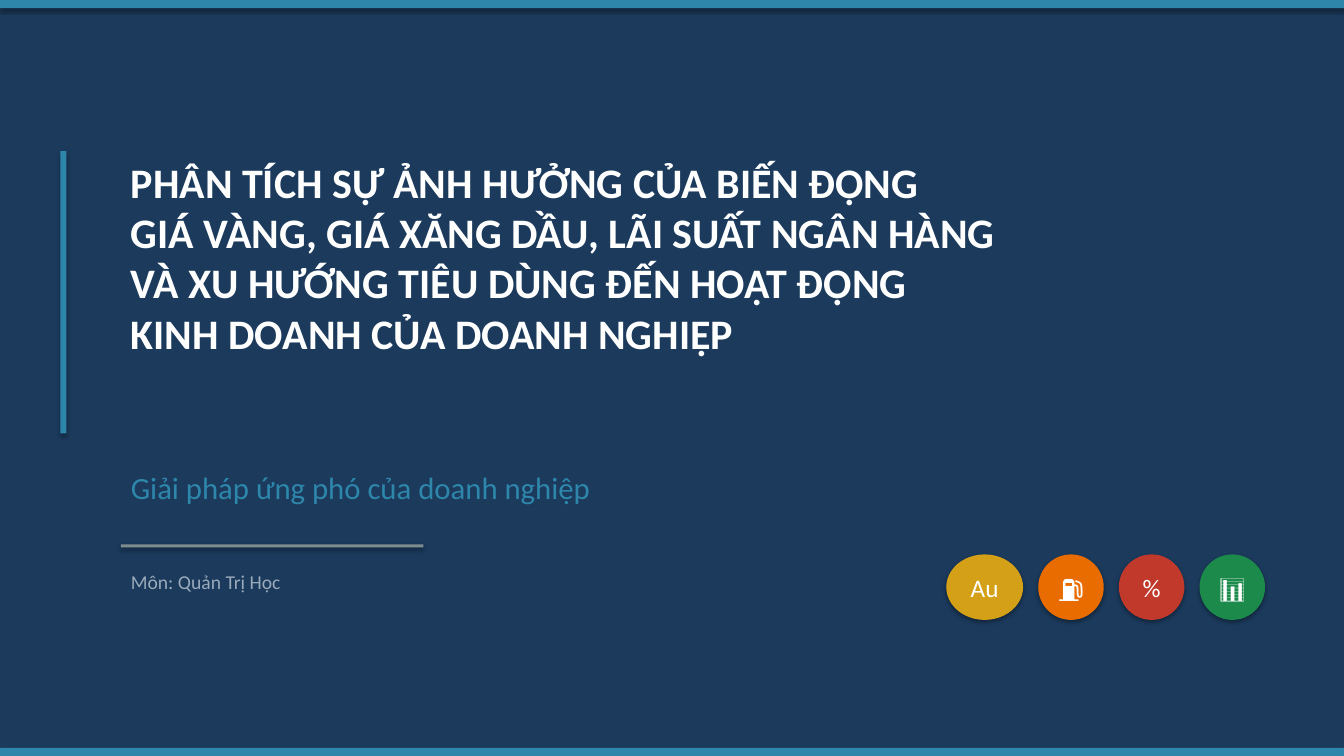
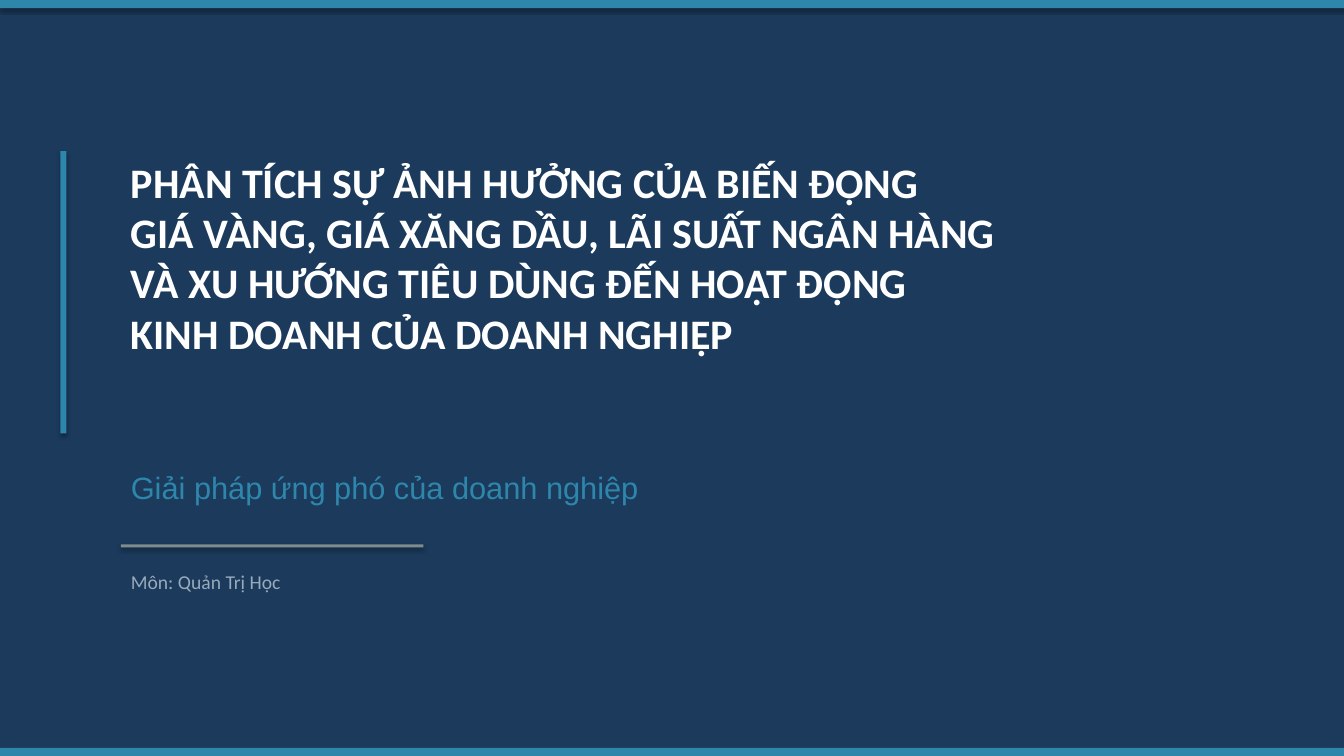
Before and after one commit to nhandanhhuynh/MBA-Knowledge-Vault, a slide deck: slide 1 of 01_Courses/01_Active/00_BSKT/01_Quan Tri Hoc/07_AI-Workspace/Outputs/thuyet-trinh-bien-dong-gia.pptx. Drawn at 1344x756 pixels with LibreOffice and Linux fonts; fonts in the diff are those of the drawing. Boxes give left, top, right and bottom in pixels: in the first picture for what was removed or moved away, otherwise in the second. Text is boxed around its words. In the diff, an @@ line names an element or a change of style, - is before the commit and + after.

```diff
--- a/01_Courses/01_Active/00_BSKT/01_Quan Tri Hoc/07_AI-Workspace/Outputs/thuyet-trinh-bien-dong-gia.pptx
+++ b/01_Courses/01_Active/00_BSKT/01_Quan Tri Hoc/07_AI-Workspace/Outputs/thuyet-trinh-bien-dong-gia.pptx
@@ text "Giải pháp ứng phó của ..." at [131, 476, 638, 505]: font Calibri to Arial @@
@@ ellipse removed at [947, 555, 1023, 620] @@
-Au
@@ ellipse removed at [1038, 555, 1104, 620] @@
-⛽
@@ ellipse removed at [1119, 555, 1185, 620] @@
-%
@@ ellipse removed at [1200, 555, 1265, 620] @@
-📊
```
Also in this commit, not shown: 8 other slides changed, 1 other file.
